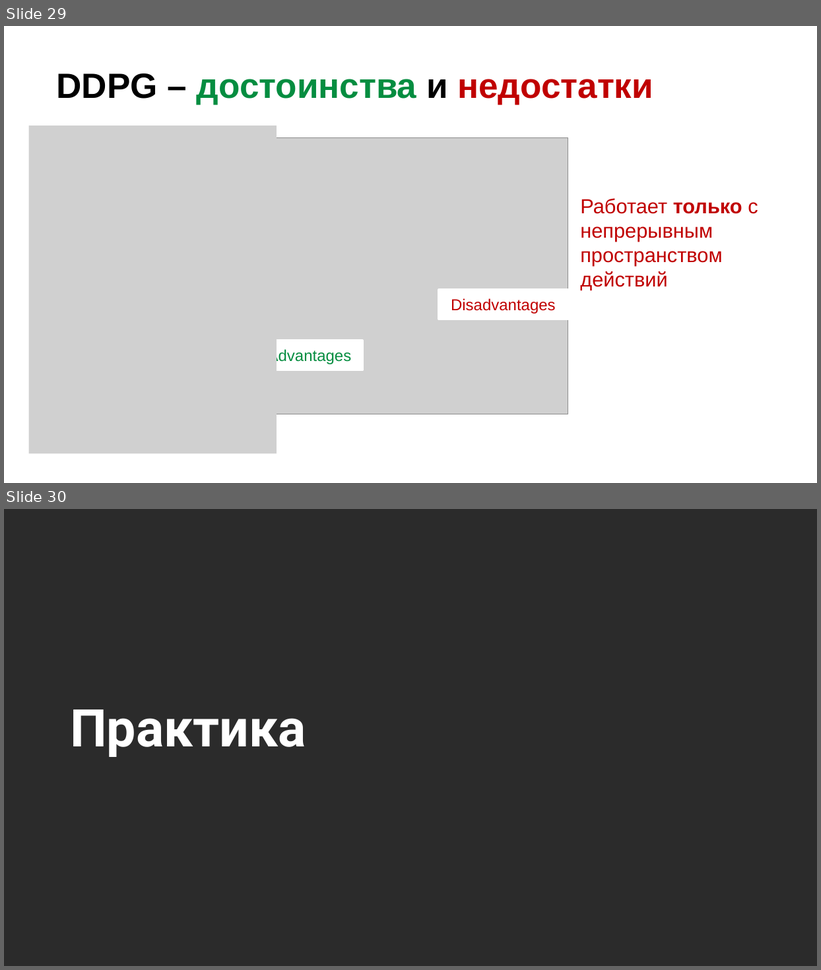
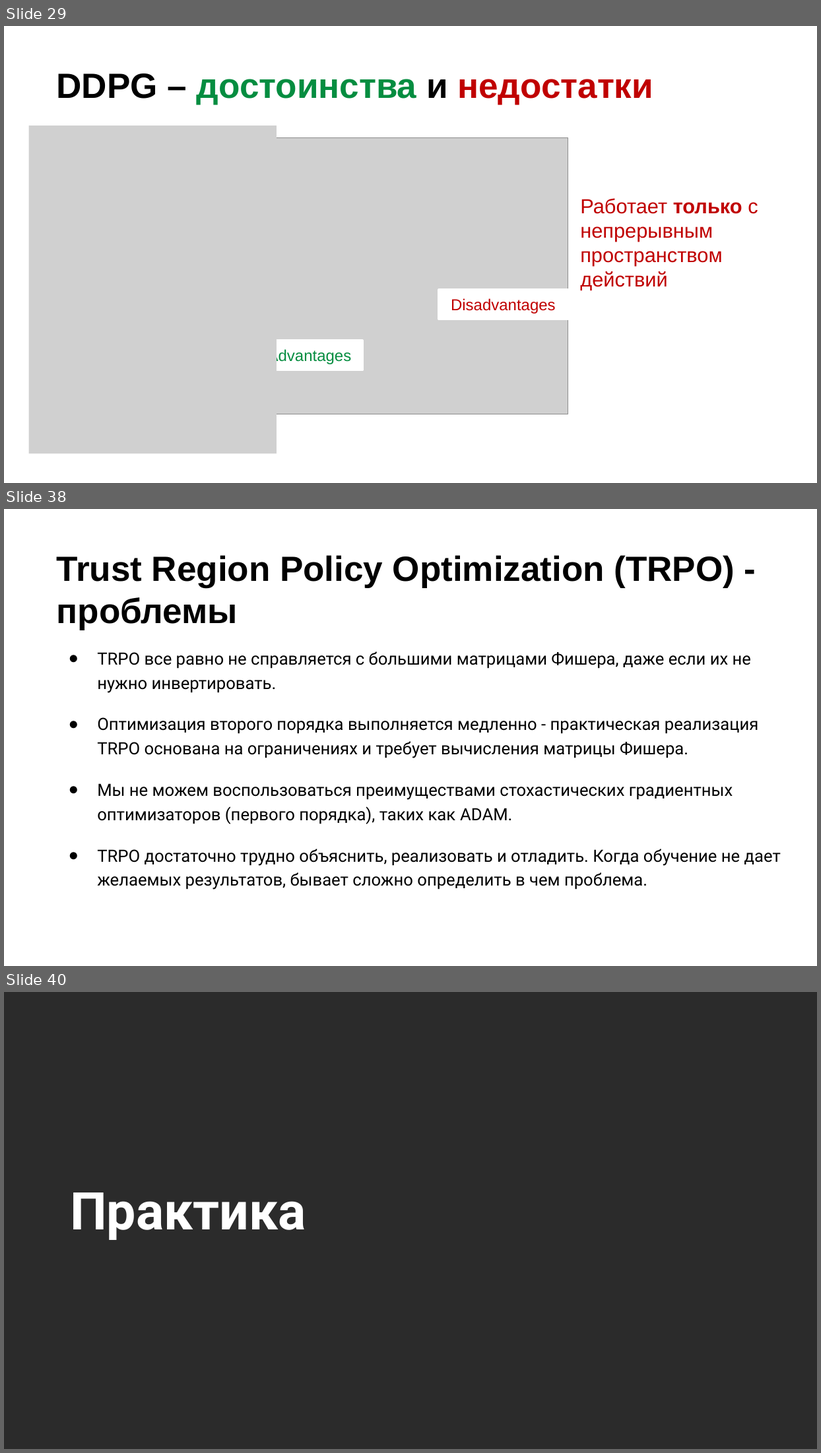
Before and after one commit to stureiko/Otus_lectures, a slide deck: ML Adv/28 - Actor-Critic/Presentation/Actor-Critic.pptx. Shown one above the other, each under a label of ours: slides 29 and 30 before the commit, slides 29, 38 and 40 after it; the slides between them are not shown. The pictures are 821x970 and 821x1453 pixels, drawn with LibreOffice and Linux fonts; fonts in the diff are those of the drawing; grey boxes stand for pictures; background and template pictures are left out; a plain dark background stands for a picture behind light text. Boxes give left, top, right and bottom in pixels: in the first picture for what was removed or moved away, otherwise in the second. Text is boxed around its words. In the diff, an @@ line names an element or a change of style, - is before the commit and + after.

```diff
--- a/ML Adv/28 - Actor-Critic/Presentation/Actor-Critic.pptx
+++ b/ML Adv/28 - Actor-Critic/Presentation/Actor-Critic.pptx
@@ slide 38 added at [4, 509, 817, 966], background picture (left out) @@
@@ title added at [57, 555, 734, 630], 31 pt, text #000000, bold @@
+Trust Region Policy Optimization (TRPO) - проблемы
@@ text added at [97, 652, 781, 890], 15 pt, text #000000 @@
+● TRPO все равно не справляется с большими матрицами Фишера, даже если их не нужно инвертировать.
+● Оптимизация второго порядка выполняется медленно - практическая реализация TRPO основана на ограничениях и требует вычисления матрицы Фишера.
+● Мы не можем воспользоваться преимуществами стохастических градиентных оптимизаторов (первого порядка), таких как ADAM.
+● TRPO достаточно трудно объяснить, реализовать и отладить. Когда обучение не дает желаемых результатов, бывает сложно определить в чем проблема.
@@ what was slide 30 is now slide 40 @@
```
Also in this commit, not shown: 6 slides changed, 9 other slides added, 4 slides removed, 4 other files.
